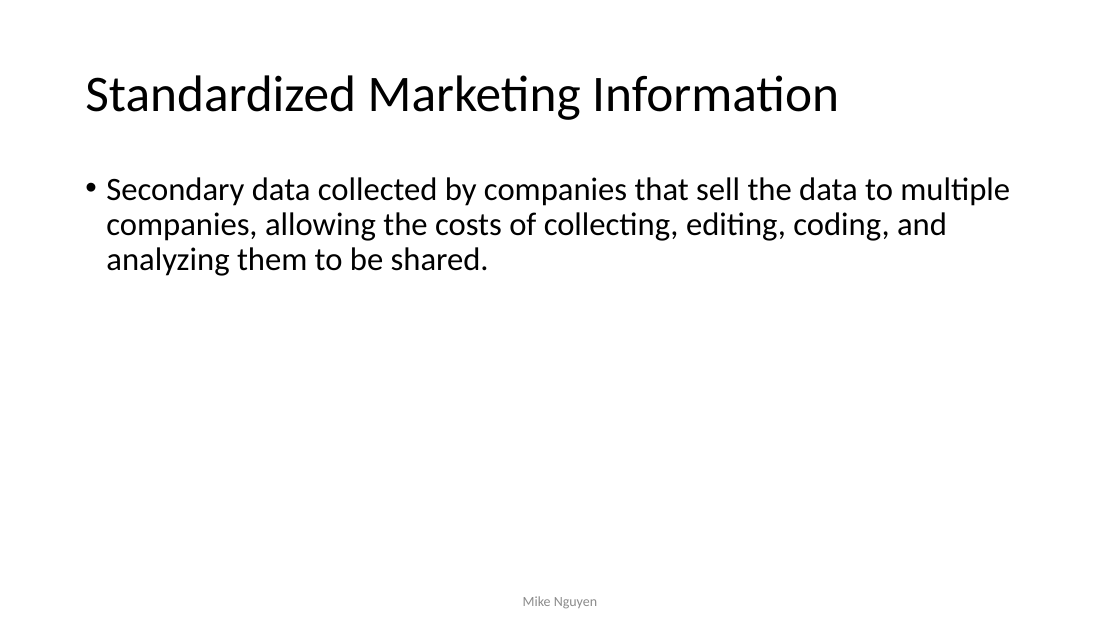
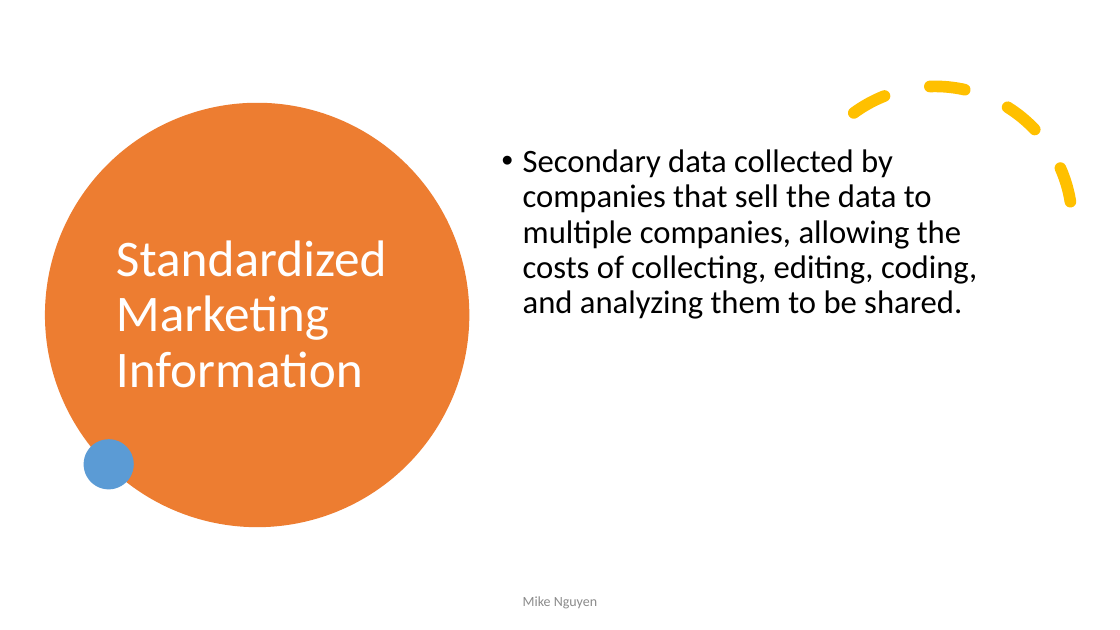
Before and after one commit to mikenguyen13/mar4050, a slide deck: slide 11 of lectures/4/1_External Secondary Data_Causal Research.pptx (slide 10 before the commit). Drawn at 1120x630 pixels with LibreOffice and Linux fonts; fonts in the diff are those of the drawing. Boxes give left, top, right and bottom in pixels: in the first picture for what was removed or moved away, otherwise in the second. Text is boxed around its words. In the diff, an @@ line names an element or a change of style, - is before the commit and + after.

```diff
--- a/lectures/4/1_External Secondary Data_Causal Research.pptx
+++ b/lectures/4/1_External Secondary Data_Causal Research.pptx
@@ arc (boxed as its full ellipse) added at (x1=748, y1=36, x2=1120, y2=411), outline #FFC000 10 pt dashed @@
@@ ellipse added at (x1=45, y1=103, x2=469, y2=527), fill #ED7D31 @@
@@ title "Standardized Marketing Information" moved from (x1=85, y1=75, x2=839, y2=120) to (x1=116, y1=240, x2=387, y2=388) @@
@@ title "Standardized Marketing Information" at (x1=116, y1=240, x2=387, y2=388): text colour #000000 to #FFFFFF @@
@@ text "Secondary data collected by companies ..." rewrapped from (x1=106, y1=177, x2=1010, y2=276) to (x1=523, y1=149, x2=977, y2=319) @@
@@ ellipse added at (x1=84, y1=439, x2=134, y2=490), fill #5B9BD5 @@
```
Also in this commit, not shown: 9 other slides changed, 11 slides added.
